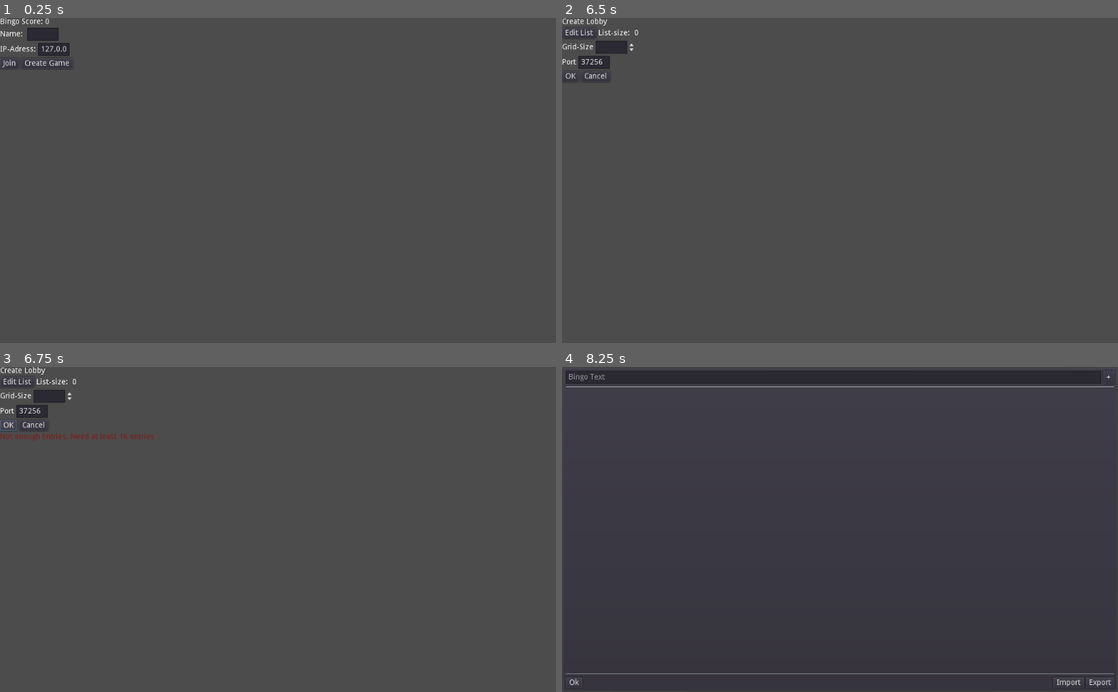
Above: before the commit, frames 1-4 (two rows, left to right).
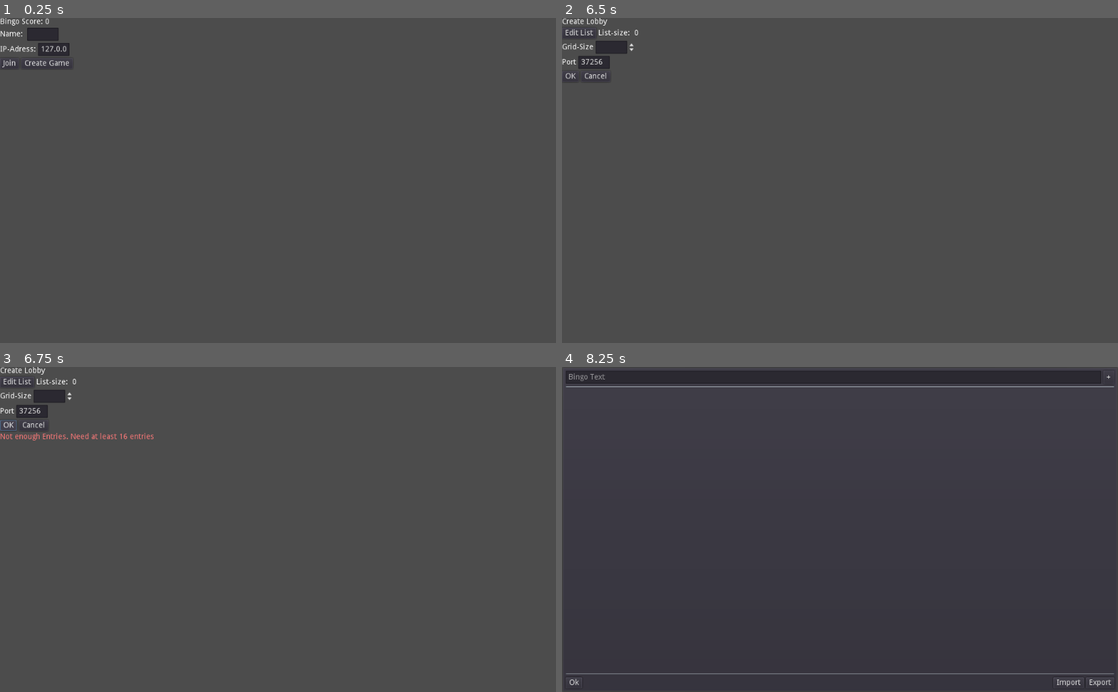
Above: after the commit, the same moments.

Repository: Reneator/Godot-Online-Bingo
Game: Godot game, scene res://Main_Menu.tscn
Two runs of this game, one before a commit and one after it. Both use one fixed random seed, a clock stepped at 60 frames per second and the inputs below.
Inputs (mouse positions are in pixels of both pictures, inside the frame that each line leads up to):
- Up to frame 1 (0.25 s): no input
- Up to frame 2 (6.5 s): click (606, 34) at 0.52 s; type "Alex" at 0.6 s; click "Join" at 1.25 s; click "Create Game" at 2 s; click "Edit List" at 2.75 s; click (834, 27) at 3.52 s; type "Alex" at 3.6 s; click "Ok" at 4.25 s; click "Cancel" at 5 s; click "Create Game" at 5.75 s
- Up to frame 3 (6.75 s): click "OK" at 6.5 s
- Up to frame 4 (8.25 s): click "OK" at 7.25 s; click "Edit List" at 8 s

Frames 1-2 are identical in both runs. In frame 3, 0.2% of the frame differs, in the area x 0-28%, y 20-23%; in frame 4, nothing differs.
Error before the commit: Unable to iterate on object of type 'Nil'. (res://Entry_Editor/Bingo_Listen_Editor.gd:12)

Commit message:
Major improvements
- Improved Sessions -logic
- improved data-structure
- improved saving
- Admin now generates their own game

Diff:
--- a/Bingo/Bingo.gd
+++ b/Bingo/Bingo.gd
@@ -12,7 +12,8 @@
 signal change()
 
 
-func initialize(entries):
+func initialize(entries, grid_size):
+	bingo_grid_size = grid_size
 	columns = bingo_grid_size
 	var index = 0
 	for y in range(bingo_grid_size):
--- a/Bingo/Bingo.tscn
+++ b/Bingo/Bingo.tscn
@@ -22,6 +22,7 @@
 anchor_bottom = 0.0
 margin_right = 164.0
 margin_bottom = 164.0
+text = "FAAAAACK "
 
 [node name="Button2" parent="." instance_placeholder="res://Bingo/Bingo_Button.tscn"]
 anchor_right = 0.0
--- a/Bingo_Generator.tscn
+++ /dev/null
@@ -1,8 +0,0 @@
-[gd_scene format=2]
-
-[node name="Bingo_Generator" type="Control"]
-anchor_right = 1.0
-anchor_bottom = 1.0
-__meta__ = {
-"_edit_use_anchors_": false
-}
--- a/Entry_Editor/Bingo_Listen_Editor.gd
+++ b/Entry_Editor/Bingo_Listen_Editor.gd
@@ -86,8 +86,8 @@
 	pass # Replace with function body.
 
 func save():
-	Global.entries = get_entries_as_strings()
+	Global.bingo_entries = get_entries_as_strings()
 
 func load_state():
-	var entries_list = Global.entries
+	var entries_list = Global.bingo_entries
 	initialize(entries_list)
--- a/Error_Label.tscn
+++ b/Error_Label.tscn
@@ -7,7 +7,7 @@
 margin_right = 1010.0
 margin_bottom = 554.0
 size_flags_vertical = 12
-custom_colors/font_color = Color( 0.52549, 0.0941176, 0.0941176, 1 )
+custom_colors/font_color = Color( 1, 0.478431, 0.478431, 1 )
 align = 1
 script = ExtResource( 1 )
 __meta__ = {
--- a/Lobby/Admin_Username_Element.tscn
+++ b/Lobby/Admin_Username_Element.tscn
@@ -3,6 +3,9 @@
 [node name="HBoxContainer" type="HBoxContainer"]
 margin_right = 1024.0
 margin_bottom = 20.0
+__meta__ = {
+"_edit_use_anchors_": false
+}
 
 [node name="Button" type="Button" parent="."]
 margin_right = 78.0
--- a/Lobby/Create_Lobby_Screen.gd
+++ b/Lobby/Create_Lobby_Screen.gd
@@ -1,4 +1,6 @@
 extends VBoxContainer
+
+onready var create_lobby_settings : Create_Lobby_Settings = Global.create_lobby_settings
 
 func _ready():
 	load_state()
@@ -11,18 +13,20 @@
 	if not activated_upnp:
 		return
 	create_server()
+	Global.is_host = true
 	save()
 	Global.save()
 	get_tree().change_scene_to(Scenes.lobby_admin_screen)
 
 func activate_upnp():
-	var port = Global.port
+	var port = create_lobby_settings.port
 	var upnp = UPNP.new()
-	Global.upnp = upnp
 	var discover_results = upnp.discover()
 	var result = upnp.add_port_mapping(port)
 	match result:
 		UPNP.UPNP_RESULT_SUCCESS:
+			Global.upnp = upnp
+			Global.upnp_port = port
 			return true
 		_:
 			print_error("Port could not be registered. Is UPNP active on your Router and your Device allowed to set Ports via UPNP?")
@@ -30,7 +34,7 @@
 func create_server():
 	var port = get_port()
 	var peer = NetworkedMultiplayerENet.new()
-	peer.create_server(port, Global.max_players)
+	peer.create_server(port, 100)
 	get_tree().set_network_peer(peer)
 	get_tree().set_meta("network_peer", peer)
 	print("Server created!")
@@ -42,7 +46,7 @@
 		print_error("Please define a number for the port!")
 		return false
 
-	var entries = Global.entries
+	var entries = Global.bingo_entries
 	var grid_size = get_grid_size()
 	if entries.size() < grid_size*grid_size:
 		print_error("Not enough Entries. Need at least %d entries" % [grid_size*grid_size])
@@ -66,28 +70,19 @@
 
 func save():
 	var grid_size = get_grid_size()
-	Global.grid_size = grid_size
+	create_lobby_settings.grid_size = grid_size
 	var port = get_port()
-	Global.port = port
-#	var session = Session.new()
-#	session.grid_size = $HBoxContainer/Grid_Size.value
-#	Global.host_session = session
+	create_lobby_settings.port = port
 
 func load_state():
-#	var session_preset = Global.session_preset
-#	if not session_preset:
-#		return
-	var entries = Global.entries
-	if entries:
-		$HBoxContainer2/List_Size_Label.text = str(entries.size())
+	var entries = Global.bingo_entries
+	$HBoxContainer2/List_Size_Label.text = str(entries.size())
 
-	var grid_size = Global.grid_size
-	if grid_size:
-		$HBoxContainer/Grid_Size.value = float(grid_size)
+	var grid_size = create_lobby_settings.grid_size
+	$HBoxContainer/Grid_Size.value = float(grid_size)
 
-	var port = Global.port
-	if port:
-		$HBoxContainer4/Port_Line_Edit.text = str(port)
+	var port = create_lobby_settings.port
+	$HBoxContainer4/Port_Line_Edit.text = str(port)
 
 func print_error(text):
 	$Error_Label.print_error(text)
--- a/Lobby/Lobby_Admin.gd
+++ b/Lobby/Lobby_Admin.gd
@@ -4,18 +4,27 @@
 
 var full_ip_string
 
+onready var create_lobby_settings: Create_Lobby_Settings = Global.create_lobby_settings
+
 func _ready():
 	Game.connect("client_ready", self, "on_client_ready")
 	$HTTPRequest.connect("request_completed", self, "on_request_completed")
 	$HTTPRequest.request("https://api.ipify.org")
-	$HBoxContainer3/Username.text = Global.user_name
-	var port = Global.port
+	var user_name = Global.join_lobby_settings.user_name
+	$HBoxContainer3/Username.text = Global.join_lobby_settings.user_name
+	var session = Session.new()
+	session.username = user_name
+	session.ip_address = "host"
+	session.peer_id = 1
+	session.grid_size = create_lobby_settings.grid_size
+	Global.game_session = session_manager.get_session(session, create_lobby_settings.grid_size)
+	$Bingo.initialize(Global.game_session.bingo_entries, Global.game_session.grid_size)
 
 
 func on_request_completed(result, response_code, headers, body):
 	var string = body.get_string_from_utf8()
 	var ip = string
-	var port = str(Global.port)
+	var port = str(Global.upnp_port)
 	$HBoxContainer/HBoxContainer/IP_Address.text = ip
 	$HBoxContainer/HBoxContainer/Port.text = port
 	full_ip_string = ip+":"+port
@@ -24,7 +33,7 @@
 func on_client_ready(request_session):
 	print("on_client_ready!")
 
-	var client_session = session_manager.get_session(request_session)
+	var client_session = session_manager.get_session(request_session, create_lobby_settings.grid_size)
 	var client_session_json = client_session.as_json()
 
 	Game.rpc_id(client_session.peer_id, "start_game", client_session_json)
--- a/Lobby/Lobby_Screen.gd
+++ b/Lobby/Lobby_Screen.gd
@@ -5,19 +5,18 @@
 	load_game()
 
 func load_game():
-	var session : Session = Global.session
+	var session : Session = Global.game_session
 	$HBoxContainer/Username_Label.text = str(session.username)
 	$HBoxContainer2/Lobby_Nr_Label.text = str(session.lobby_key)
-	$Bingo.bingo_grid_size = session.grid_size
-	$Bingo.initialize(session.entries)
+	$Bingo.initialize(session.bingo_entries,session.grid_size)
 
 func on_bingo_change(parsed_entries):#entries are already parsed
-	var current_session : Session = Global.session
+	var current_session : Session = Global.game_session
 	var update_session = Session.new()
 	update_session.username = current_session.username
 	update_session.lobby_key = current_session.lobby_key
 	update_session.grid_size = current_session.grid_size
-	update_session.entries = parsed_entries
+	update_session.bingo_entries = parsed_entries
 	var session_json = update_session.as_json()
 	rpc_id(1, "update_client_session", session_json)
 
--- a/Main_Menu.gd
+++ b/Main_Menu.gd
@@ -1,5 +1,7 @@
 extends VBoxContainer
 
+
+onready var join_lobby_settings: Join_Lobby_Settings = Global.join_lobby_settings
 
 func _ready():
 	load_state()
@@ -16,11 +18,8 @@
 func _on_Join_Game_Button_pressed():
 	var valid = check_name()
 	if valid:
+		save()
 		connect_to_lobby()
-#		if session:
-#			Global.session = session
-#			save()
-#			get_tree().change_scene_to(Scenes.lobby_screen)
 
 func connect_to_lobby():
 	var ip_address = $HBoxContainer4/IP_Line_Edit.text
@@ -31,16 +30,12 @@
 	peer.create_client(address,port)
 	get_tree().set_network_peer(peer)
 	get_tree().set_meta("network_peer", peer)
-	Global.is_host = false
-
 
 func on_start_game(session):
 	print("start call received by server!")
-	Global.session = session
-	save()
+	Global.game_session = session
+	print("Session_Json:" + session.as_json())
 	get_tree().change_scene_to(Scenes.lobby_screen)
-
-
 
 func on_connect_to_server():
 	if Global.is_connected:
@@ -55,12 +50,10 @@
 #	session.lobby_key = lobby_key
 #	session.grid_size = 3
 	session.peer_id = peer_id
-#	session.entries = ["1","2","3","4","5","6","7","8","9"]
 #	Game.rpc_id()
 #	Game.set_network_master(peer_id)
 	var session_dict = session.as_dict()
 	var session_json = JSON.print(session_dict)
-	print("Session_Json:" + session_json)
 
 	Game.rpc_id(1,"client_ready", session_json)
 
@@ -88,11 +81,10 @@
 	return $HBoxContainer/NameLineEdit.text
 
 func save():
-	Global.user_name = get_user_name()
-	Global.lobby_key = $HBoxContainer2/Lobby_Key_Line_Edit.text
-	Global.saved_ip_address = $HBoxContainer4/IP_Line_Edit.text
+	join_lobby_settings.user_name = get_user_name()
+	join_lobby_settings.address_line = $HBoxContainer4/IP_Line_Edit.text
+	Global.save()
 
 func load_state():
-	$HBoxContainer4/IP_Line_Edit.text = Global.saved_ip_address
-	$HBoxContainer/NameLineEdit.text = Global.user_name
-	$HBoxContainer2/Lobby_Key_Line_Edit.text = Global.lobby_key
+	$HBoxContainer4/IP_Line_Edit.text = join_lobby_settings.address_line
+	$HBoxContainer/NameLineEdit.text = join_lobby_settings.user_name
--- /dev/null
+++ b/global/Create_Lobby_Settings.gd
@@ -0,0 +1,24 @@
+extends Reference
+class_name Create_Lobby_Settings
+
+#var max_players = 100
+
+var grid_size = 4
+
+var port = 37256
+
+func load_state(save_dict):
+	if not save_dict:
+		return
+	var saved_grid_size = save_dict.get("grid_size")
+	if saved_grid_size:
+		grid_size = int(saved_grid_size)
+	var saved_port = save_dict.get("port")
+	if saved_port:
+		port = int(saved_port)
+
+func save_state():
+	var save_dict = {}
+	save_dict["grid_size"] = grid_size
+	save_dict["port"] = port
+	return save_dict
--- a/global/Global.gd
+++ b/global/Global.gd
@@ -1,35 +1,25 @@
 extends Node
 
-var entries
+#constants
+const save_path = "user://Multi_Bingo.save"
 
-var user_name = ""
+#global permanent data
+var bingo_entries = []
 
-var lobby_key = ""
+var create_lobby_settings : Create_Lobby_Settings = Create_Lobby_Settings.new()
 
-#clean up the session logic
+var join_lobby_settings : Join_Lobby_Settings = Join_Lobby_Settings.new()
 
-var session : Session
-
+#temporary data
 var game_session: Session
 
-var host_session: Session
+var upnp
 
-var saved_ip_address = "127.0.0.1:37256"
-
-var max_players = 100
-
-var grid_size = 4
-
-var port = 37256
+var upnp_port
 
 var is_host = false
-
 var is_connected = false
 
-
-var save_path = "user://Multi_Bingo.save"
-
-var upnp
 
 func _ready():
 	load_game()
@@ -38,7 +28,8 @@
 	if what == MainLoop.NOTIFICATION_WM_QUIT_REQUEST:
 		save()
 		if upnp:
-			upnp.delete_port_mapping(port)
+			upnp.delete_port_mapping(upnp_port)
+
 		get_tree().quit()
 
 func save():
@@ -65,22 +56,25 @@
 
 func get_save_dict():
 	var save_dict = {}
-	save_dict["user_name"] = user_name
-	save_dict["entries"] = entries
-	save_dict["port"] = port
-	save_dict["grid_size"] = grid_size
+	save_dict["create_lobby_settings"] = create_lobby_settings.save_state()
+	save_dict["join_lobby_settings"] = join_lobby_settings.save_state()
+	save_dict["bingo_entries"] = bingo_entries
+#	save_dict["user_name"] = user_name
+#	save_dict["entries"] = entries
 	return save_dict
 
 func load_from_dict(save_dict):
-	user_name = save_dict.get("user_name")
-	if not user_name:
-		user_name = ""
-	entries = save_dict.get("entries")
-	if not entries:
-		entries = []
-	var saved_port =  save_dict.get("port")
-	if saved_port:
-		port = saved_port
-	var saved_grid_size = save_dict.get("grid_size")
-	if saved_grid_size:
-		grid_size = saved_grid_size
+	create_lobby_settings.load_state(save_dict.get("create_lobby_settings"))
+	join_lobby_settings.load_state(save_dict.get("join_lobby_settings"))
+	var saved_entries = save_dict.get("bingo_entries")
+	if saved_entries:
+		bingo_entries = saved_entries
+
+
+var save_dict = {}
+
+func get_save_state(save_key):
+	return save_dict.get(save_key)
+
+func save_state(save_key, _save_dict):
+	save_dict[save_key] = _save_dict
--- /dev/null
+++ b/global/Join_Lobby_Settings.gd
@@ -0,0 +1,21 @@
+extends Reference
+class_name Join_Lobby_Settings
+
+var user_name = ""
+var address_line = "127.0.0.1:37256"
+
+func load_state(save_dict):
+	if not save_dict:
+		return
+	var saved_user_name = save_dict.get("user_name")
+	if saved_user_name:
+		user_name = saved_user_name
+	var saved_address_line = save_dict.get("address_line")
+	if saved_address_line:
+		address_line = saved_address_line
+
+func save_state():
+	var save_dict = {}
+	save_dict["user_name"] = user_name
+	save_dict["address_line"] = address_line
+	return save_dict
--- /dev/null
+++ b/global/Lobby_Settings.gd
@@ -0,0 +1,23 @@
+extends Node
+class_name Lobby_Settings
+
+
+var ip_address = "127.0.0.1:37256"
+
+var max_players = 100
+
+var grid_size = 4
+
+var port = 37256
+
+var upnp : UPNP
+
+
+func clean_up():
+	if upnp:
+		upnp.delete_port_mapping(port)
+
+
+func load_state(save_dict):
+
+	ip_address = save_dict.get("saved_ip_address")
--- a/Session.gd
+++ b/global/Session.gd
@@ -2,8 +2,9 @@
 class_name Session
 
 var username
+var ip_address
 var lobby_key
-var entries = []
+var bingo_entries = []
 var grid_size
 var peer_id
 
@@ -18,8 +19,9 @@
 func as_dict():
 	var dict = {}
 	dict["username"] = username
+	dict["ip_address"] = ip_address
 	dict["lobby_key"] = lobby_key
-	dict["entries"] = entries
+	dict["bingo_entries"] = bingo_entries
 	dict["grid_size"] = grid_size
 	dict["peer_id"] = peer_id
 	return dict
@@ -27,7 +29,8 @@
 func from_dict(dict):
 	username = dict.get("username")
 	lobby_key = dict.get("lobby_key")
-	entries = dict.get("entries")
+	bingo_entries = dict.get("bingo_entries")
+	ip_address = dict.get("ip_address")
 	var grid_size_string = dict.get("grid_size")
 	if grid_size_string:
 		grid_size = int(grid_size_string)
--- a/global/Session_Manager.gd
+++ b/global/Session_Manager.gd
@@ -3,19 +3,17 @@
 
 #only used by Lobby_Admin
 
-
 var sessions = {} #{username:{session}}
 
-func get_session(request_session):
+func get_session(request_session, grid_size):
 	var session = Session.new()
 	session.peer_id = request_session.peer_id
-	var grid_size = Global.grid_size
-	var entries = select_entries(Global.entries, grid_size)
-	session.entries = entries
+	var entries = select_bingo_entries(Global.bingo_entries, grid_size)
+	session.bingo_entries = entries
 	session.grid_size = grid_size
 	return session
 
-func select_entries(entries, grid_size):
+func select_bingo_entries(entries, grid_size):
 	var new_entries = []
 	var size = entries.size()
 	var rolls = Dice_Roller.roll_dice_multiples(size, grid_size*grid_size)
--- a/project.godot
+++ b/project.godot
@@ -9,20 +9,35 @@
 config_version=4
 
 _global_script_classes=[ {
+"base": "Reference",
+"class": "Create_Lobby_Settings",
+"language": "GDScript",
+"path": "res://global/Create_Lobby_Settings.gd"
+}, {
 "base": "Control",
 "class": "Dice_Roller",
 "language": "GDScript",
 "path": "res://Dice_Roller.gd"
+}, {
+"base": "Reference",
+"class": "Join_Lobby_Settings",
+"language": "GDScript",
+"path": "res://global/Join_Lobby_Settings.gd"
 }, {
 "base": "HBoxContainer",
 "class": "List_Entry",
 "language": "GDScript",
 "path": "res://Entry_Editor/List_Entry.gd"
 }, {
+"base": "Node",
+"class": "Lobby_Settings",
+"language": "GDScript",
+"path": "res://global/Lobby_Settings.gd"
+}, {
 "base": "Reference",
 "class": "Session",
 "language": "GDScript",
-"path": "res://Session.gd"
+"path": "res://global/Session.gd"
 }, {
 "base": "Node",
 "class": "Session_Manager",
@@ -30,8 +45,11 @@
 "path": "res://global/Session_Manager.gd"
 } ]
 _global_script_class_icons={
+"Create_Lobby_Settings": "",
 "Dice_Roller": "",
+"Join_Lobby_Settings": "",
 "List_Entry": "",
+"Lobby_Settings": "",
 "Session": "",
 "Session_Manager": ""
 }
